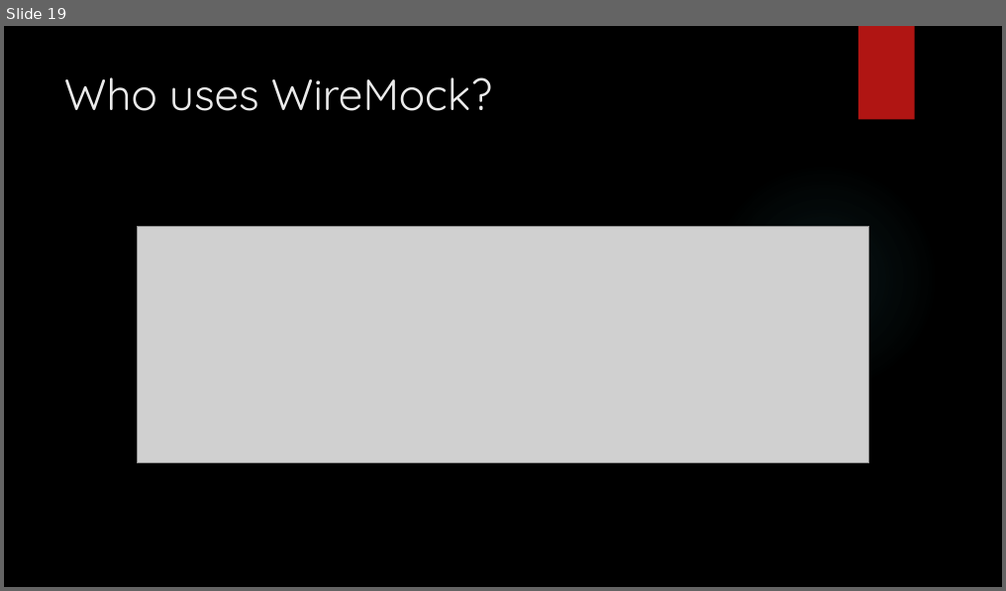
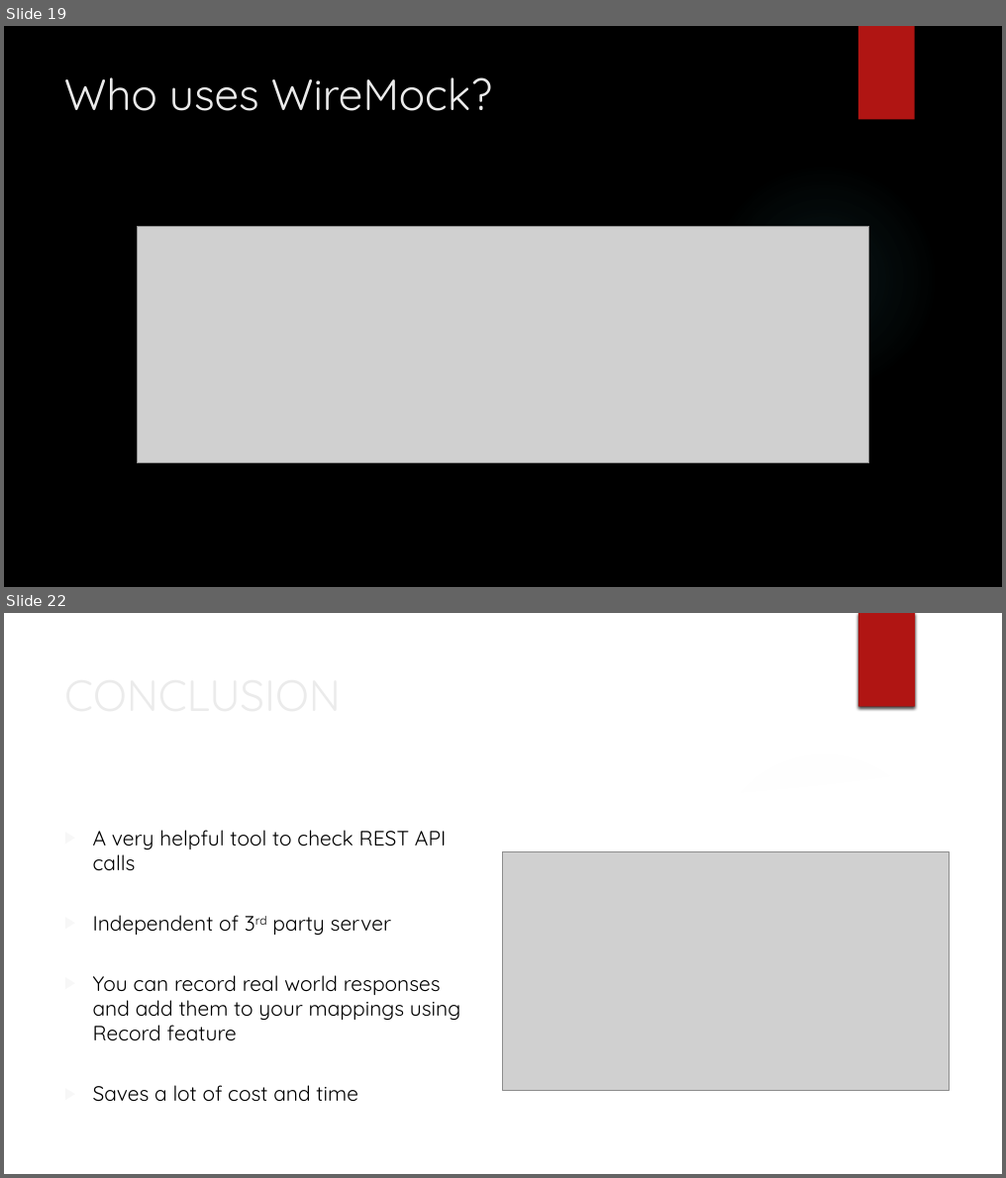
Before and after one commit to SubhajitSaha7/Angular, a slide deck: WireMock_DFSSubhajitSaha.pptx. Shown one above the other, each under a label of ours: slide 19 before the commit, slides 19 and 22 after it; the slides between them are not shown. The pictures are 1006x591 and 1006x1178 pixels, drawn with LibreOffice and Linux fonts; fonts in the diff are those of the drawing; grey boxes stand for pictures; background and template pictures are left out. Boxes give left, top, right and bottom in pixels: in the first picture for what was removed or moved away, otherwise in the second. Text is boxed around its words. In the diff, an @@ line names an element or a change of style, - is before the commit and + after.

```diff
--- a/WireMock_DFSSubhajitSaha.pptx
+++ b/WireMock_DFSSubhajitSaha.pptx
@@ slide 22 added at (4, 613, 1002, 1174), background picture (left out); not listed: 1 template element that a slide beside it also shows @@
@@ rectangle added at (859, 613, 915, 707), fill #B01513 @@
@@ title added at (57, 664, 815, 748), 42 pt, text #EBEBEB @@
+CONCLUSION
@@ freeform shape added at (4, 758, 1002, 1174), fill #FFFFFF @@
@@ ellipse added at (709, 750, 939, 980), fill gradient #F3F3F3 @@
@@ freeform shape added at (718, 733, 1002, 800), fill #FFFFFF at 20% opacity @@
@@ text added at (93, 830, 461, 1102), 20 pt, text #000000 @@
+▶ A very helpful tool to check REST API calls
+▶ Independent of 3rd party server
+▶ You can record real world responses and add them to your mappings using Record feature
+▶ Saves a lot of cost and time
@@ picture added at (503, 852, 948, 1090) @@
```
Also in this commit, not shown: 1 slide changed, 3 other slides added.
